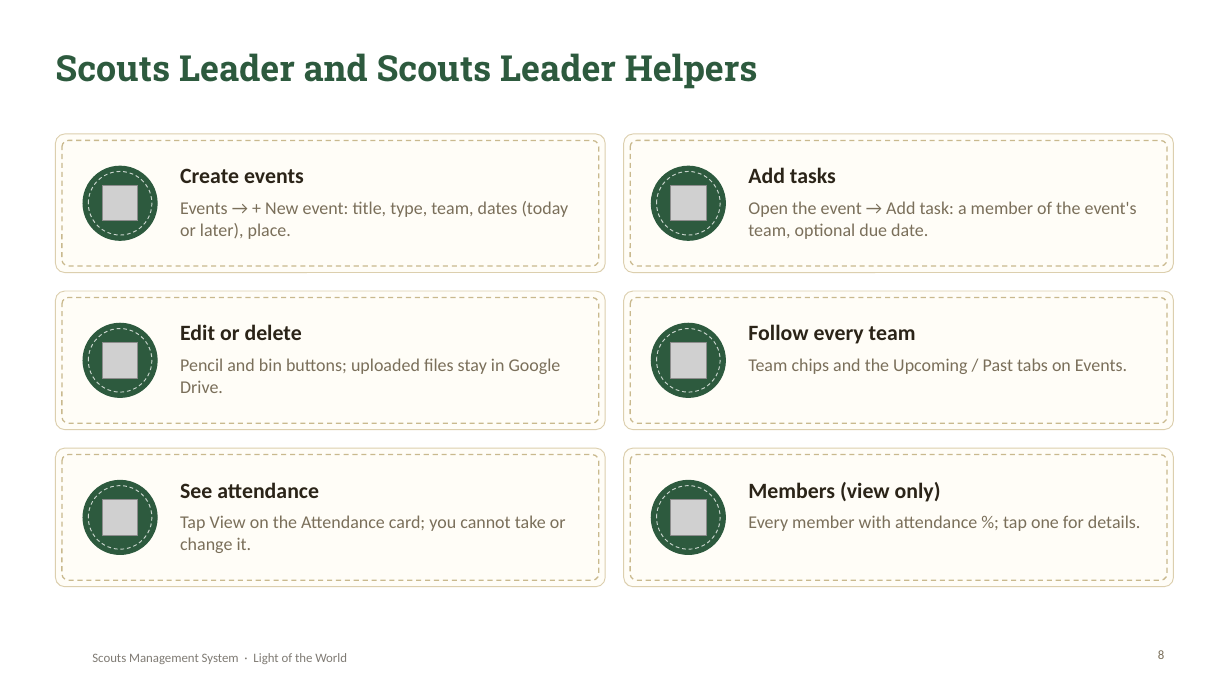
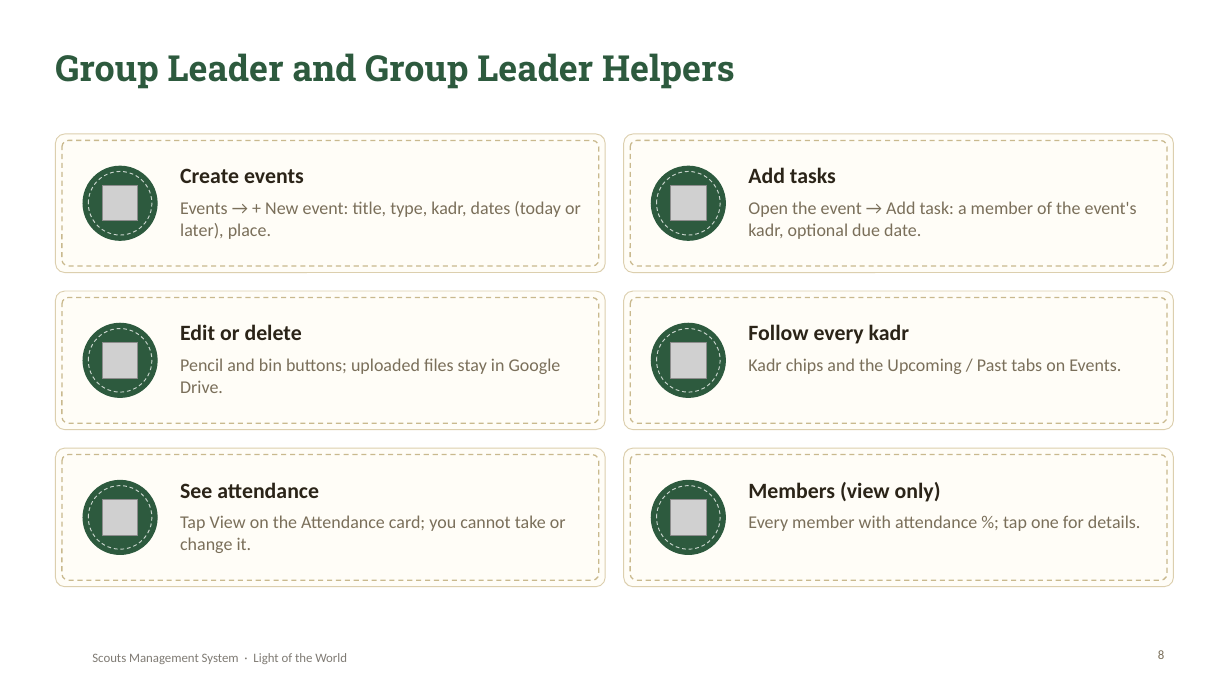
Before and after one commit to SamuelAtef123/Scouts-Management-System-Web-App, a slide deck: slide 8 of docs/Scouts-Project-Presentation.pptx. Drawn at 1232x693 pixels with LibreOffice and Linux fonts; fonts in the diff are those of the drawing; grey boxes stand for pictures; background and template pictures are left out. Boxes give left, top, right and bottom in pixels: in the first picture for what was removed or moved away, otherwise in the second. Text is boxed around its words. In the diff, an @@ line names an element or a change of style, - is before the commit and + after.

Commit message:
Rename Team to Kadr and Scouts Leader to Group Leader
- English: Kadr, Kadr Session, Group Leader, Group Leader Helper, and
  '<Kadr> Kadr Leader' / '<Kadr> Kadr Leader Helper' on profiles and member lists.
- Arabic: كدر, قائد المجموعة, مساعد قائد المجموعة, قائد كدر أشبال, مساعد قائد كدر أشبال.
- Server messages renamed, with their Arabic translations.
- Startup migration renames 'team' to 'kadr' in member names and usernames.
- Report, presentation and README updated.

```diff
--- a/docs/Scouts-Project-Presentation.pptx
+++ b/docs/Scouts-Project-Presentation.pptx
@@ title at (x1=55, y1=53, x2=735, y2=89): text changed @@
-Scouts Leader and Scouts Leader Helpers
+Group Leader and Group Leader Helpers
@@ text at (x1=180, y1=201, x2=581, y2=239): text changed @@
-Events → + New event: title, type, team, dates (today or later), place.
+Events → + New event: title, type, kadr, dates (today or later), place.
@@ text at (x1=748, y1=201, x2=1137, y2=239): text changed @@
-Open the event → Add task: a member of the event's team, optional due date.
+Open the event → Add task: a member of the event's kadr, optional due date.
@@ text at (x1=748, y1=324, x2=910, y2=344): text changed @@
-Follow every team
+Follow every kadr
@@ text at (x1=748, y1=358, x2=1121, y2=374): text changed @@
-Team chips and the Upcoming / Past tabs on Events.
+Kadr chips and the Upcoming / Past tabs on Events.
```
Also in this commit, not shown: 9 other slides changed, 26 other files.
